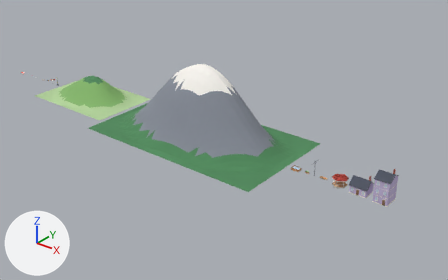
Two versions of the Blender file art/town/town.blend, one commit apart.
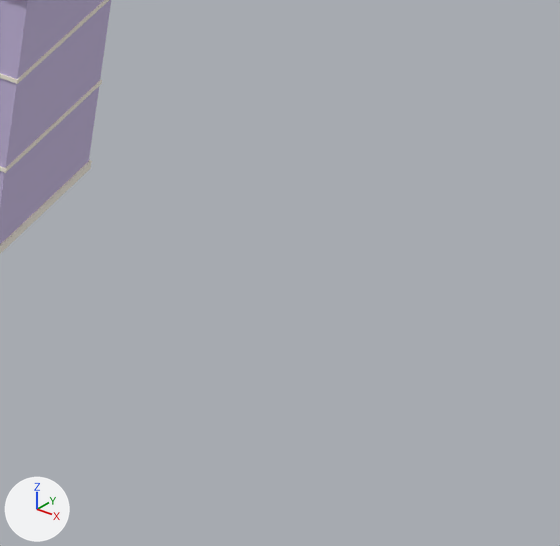
The first picture shows the older version from a 50 mm camera at (259.4, -165.2, 104.1) aimed at (122.9, 5.4, -1.7). The close-ups show the older and then the newer version on the part from 87% to 97% of the width and 66% to 83% of the height of that picture. Only the edits that show in the close-ups are written down. Lighting does not change. The marker at lower left points along +X, +Y and +Z.

The first close-up shows 'townhouse'.
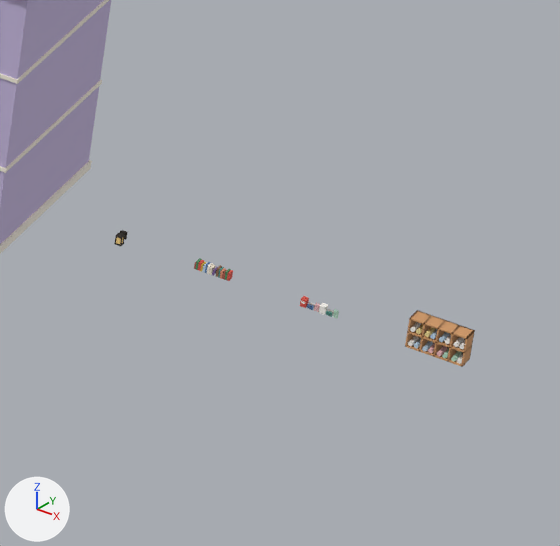
Changed parts and their boxes (x1, y1, x2, y2) in the close-ups (560 x 546 px):
'cubbies', added: after (405, 310, 475, 367)
    faces in mat_wood (orange #d19a68): (405, 310, 475, 367)
    faces in mat_white (white #fbf8f2): (408, 322, 466, 364)
    faces in mat_sky (blue #bcd6ea): (414, 329, 450, 351)
'shelf-books', added: after (194, 258, 233, 281)
'shelf-goods', added: after (300, 296, 339, 319)
'wall-lantern', added: after (114, 230, 128, 246)

The change, as a diff of the scene's bpy script:
```diff
--- a/art/town/town.blend.py
+++ b/art/town/town.blend.py
@@ ob_cubbies @@
+ob_cubbies = bpy.data.objects.new('cubbies', me_cubbies)  # 328 vertices, 214 faces; spans x -0.8..0.8, y -0.25..0.25, z 0.0..0.9; in mat_wood (orange #d19a68), mat_walnut (brown #8b6a4f), mat_white (white #fbf8f2), mat_sky (blue #bcd6ea), mat_blush (pink #efbcbf), mat_mint (green #b5dcc4), mat_butter (yellow #f0dc96)
+ob_cubbies.location = (206.57, 0.0, 0.0)
@@ ob_shelf_goods @@
+ob_shelf_goods = bpy.data.objects.new('shelf-goods', me_shelf_goods)  # 352 vertices, 228 faces; spans x -0.5..0.557, y -0.102..0.08, z 0.0..0.26; in mat_red (red #d9554a), mat_white (white #fbf8f2), mat_denim (blue #5b7fae), mat_stone (grey #b9b3aa), mat_blush (pink #efbcbf), mat_teal (cyan #4f8f84), mat_mint (green #b5dcc4)
+ob_shelf_goods.location = (203.24, 0.0, 0.0)
@@ ob_shelf_books @@
+ob_shelf_books = bpy.data.objects.new('shelf-books', me_shelf_books)  # 120 vertices, 90 faces; spans x -0.5..0.516, y -0.1..0.1, z -0.006..0.26; in mat_brick (brown #a85a4c), mat_pine (green #4f8a5b), mat_red (red #d9554a), mat_mustard (yellow #d4ac44), mat_sky (blue #bcd6ea), mat_denim (blue #5b7fae), mat_cream (white #f6efe2), mat_linen (pale yellow #e8dcc6), mat_plum (purple #7b5f99), mat_walnut (brown #8b6a4f), mat_teal (cyan #4f8f84), mat_terracotta (orange #d98a6c)
+ob_shelf_books.location = (200.2, 0.0, 0.0)
@@ ob_wall_lantern @@
+ob_wall_lantern = bpy.data.objects.new('wall-lantern', me_wall_lantern)  # 92 vertices, 80 faces; spans x -0.106..0.106, y -0.346..0.06, z 0.04..0.465; in mat_ink (black #2f2a24), mat_lamplight (beige #ffd98a)
+ob_wall_lantern.location = (197.59, 0.0, 0.0)
```
